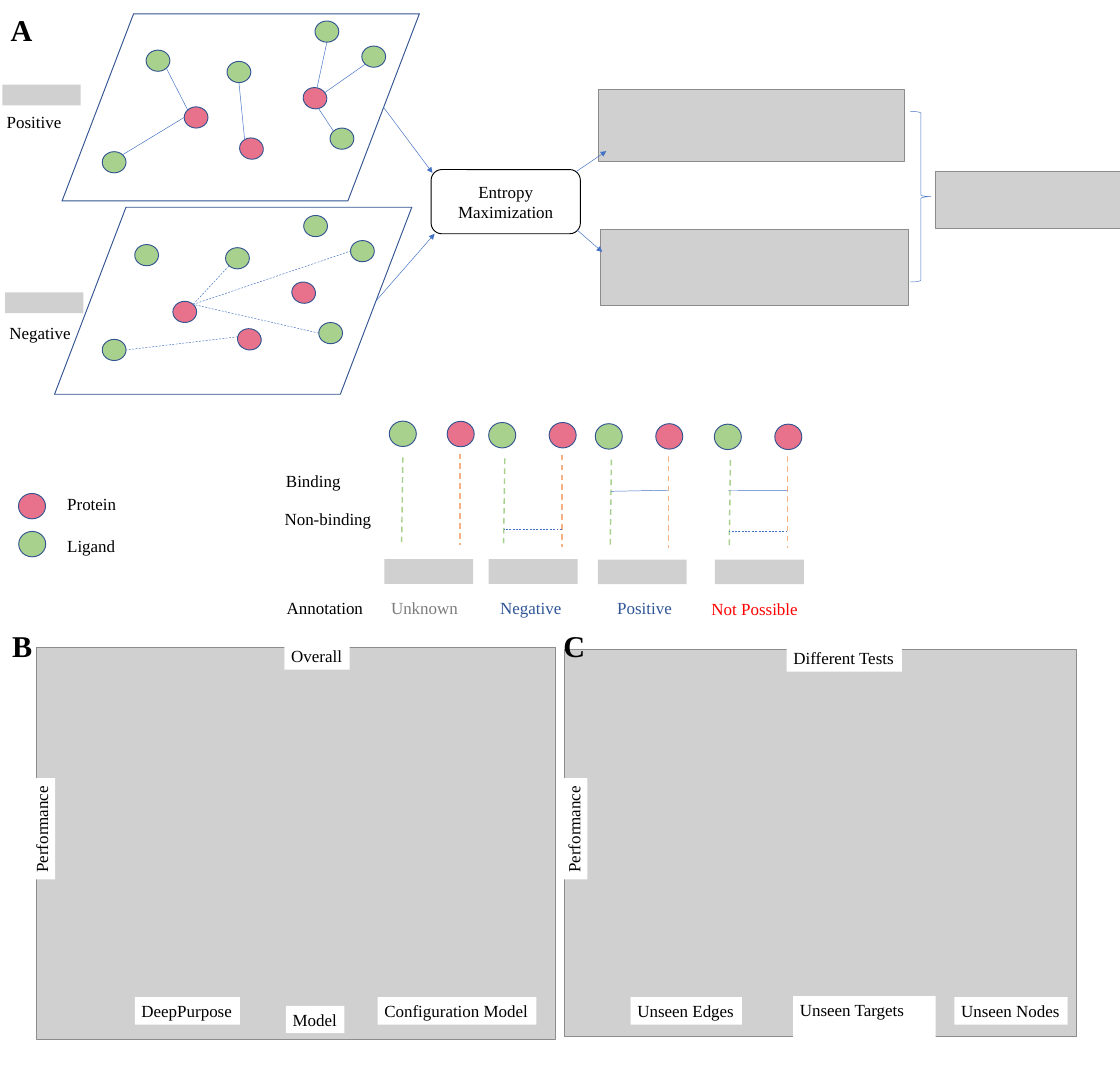
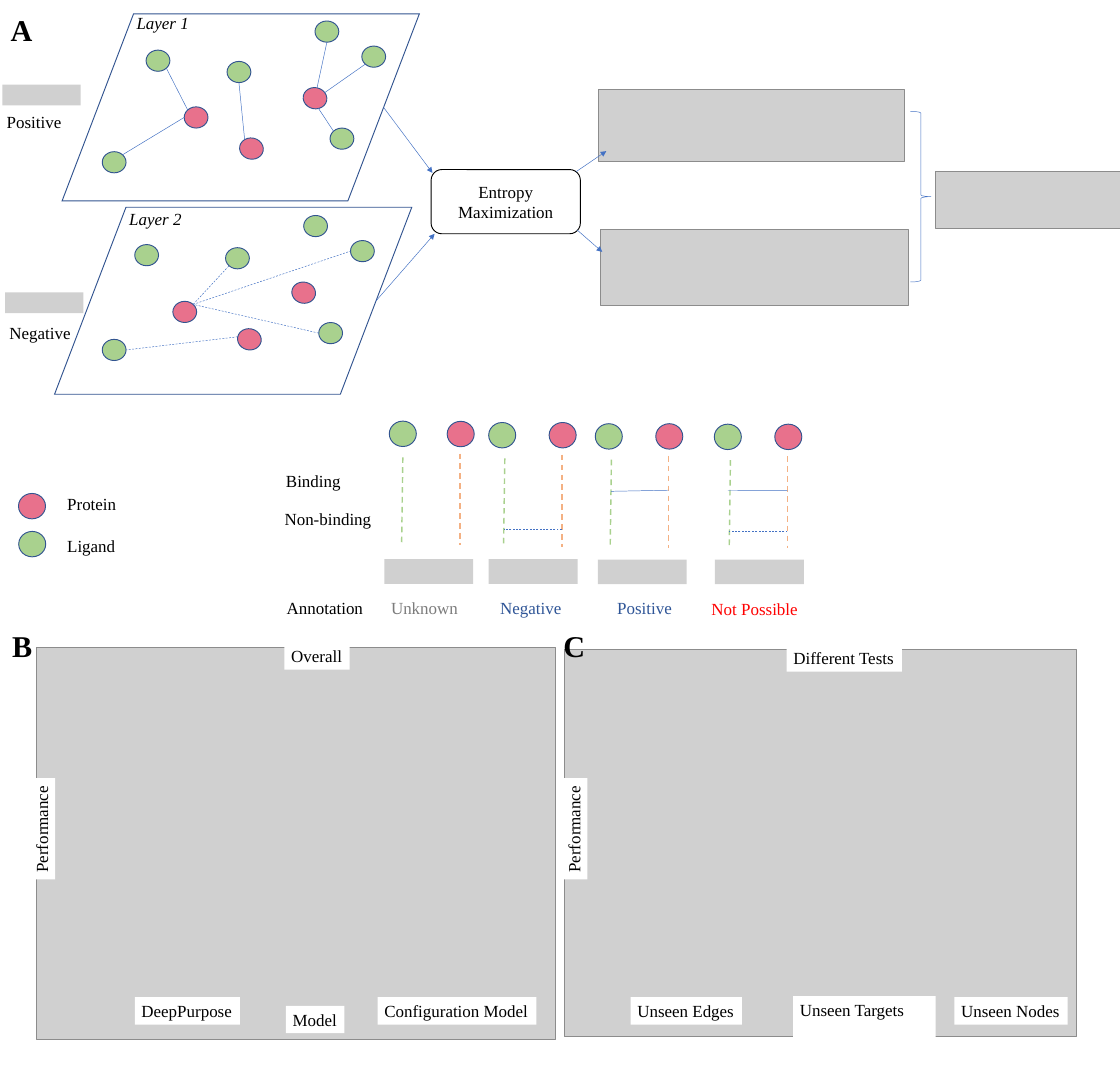
Before and after one commit to Barabasi-Lab/AI-Bind, a slide deck: slide 1 of Images/fig1b.pptx. Drawn at 1120x1086 pixels with LibreOffice and Linux fonts; fonts in the diff are those of the drawing; grey boxes stand for pictures. Boxes give left, top, right and bottom in pixels: in the first picture for what was removed or moved away, otherwise in the second. Text is boxed around its words. In the diff, an @@ line names an element or a change of style, - is before the commit and + after.

```diff
--- a/Images/fig1b.pptx
+++ b/Images/fig1b.pptx
@@ text added at [137,18,188,33], 18 pt, text #000000, italic @@
+Layer 1
@@ text added at [129,213,181,229], 18 pt, text #000000, italic @@
+Layer 2
```
Also in this commit, not shown: 7 other files.
